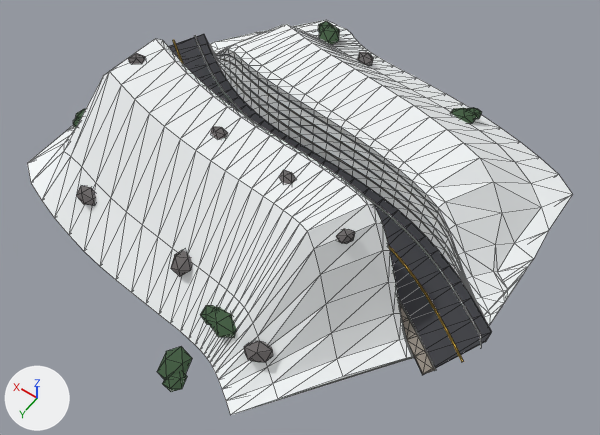
A saved change to the glTF model public/models/landmarks/tateyama-kurobe.glb.
The view is the same before and after, from a camera (50 mm lens) standing at (-12.6, 16.9, 24.9) and looking at (-1.6, 1.5, 0.6). Arrows for +X, +Y and +Z are at lower left; the lights stay in place. The older version comes first. Mesh edges are drawn as thin lines on the coarser meshes. Vertices at exactly the same position are counted once.

Objects in the first picture: 'yuki_asphalt', 'yuki_band', 'yuki_dirt', 'yuki_pine', 'yuki_rock', 'yuki_snow', 'yuki_white' and 1 more.
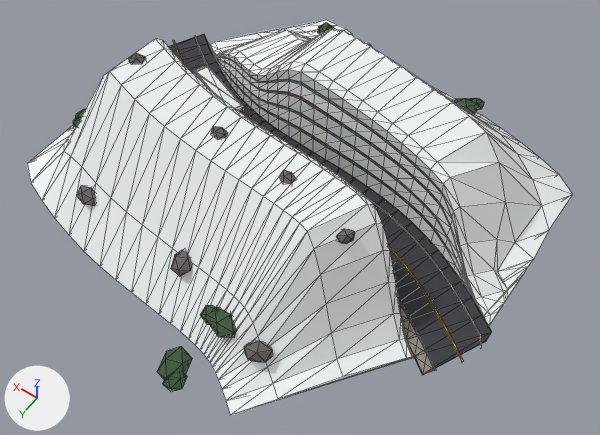
What the commit changed:
me_yuki_band has 240 vertices, 232 faces and spans x -9.4..9.4, y -4.7..3.7, z -0.1..3.7.
me_yuki_band is used by ob_yuki_band; location (0.0, 0.0, 0.0).
me_yuki_band part 1: 94 of 240 vertices moved; they spanned x -7.9..6.3, y -3.7..0.1, z 0.1..2.1 and now span x -7.9..6.3, y -3.7..0.1, z 0.2..3.4; mean shift (0.0, 0.0, 0.5); largest move (0.9, -2.1, 2.1) -> (0.9, -2.1, 3.4).
me_yuki_dirt has 360 vertices, 468 faces and spans x -9.4..9.6, y -4.7..4.1, z -0.1..2.9.
me_yuki_dirt is used by ob_yuki_dirt; location (0.0, 0.0, 0.0).
me_yuki_dirt part 2: 82 of 360 vertices moved; they spanned x -7.9..6.3, y -3.7..0.1, z 0.2..1.7 and now span x -7.9..6.3, y -3.7..0.1, z 0.3..2.7; mean shift (0.0, 0.0, 0.4); largest move (0.9, -2.0, 1.7) -> (0.9, -2.0, 2.7).
me_yuki_pine is used by ob_yuki_pine; location (0.0, 0.0, 0.0).
me_yuki_pine had 120 vertices, 200 faces and spanned x -4.6..9.2, y -8.2..9.4, z -0.1..1.2.
me_yuki_pine now has 120 vertices, 200 faces and spans x -4.6..9.2, y -8.2..9.4, z -0.1..1.6.
me_yuki_pine part 3: the loose piece of 12 vertices spanning x -4.6..-3.5, y -7.0..-5.9, z 0.7..1.1 is moved by (0.0, 0.0, 0.5).
me_yuki_pine part 4: the loose piece of 12 vertices spanning x -4.6..-4.0, y -7.2..-6.5, z 0.7..1.0 is moved by (0.0, 0.0, 0.5).
Other edits to the shape of me_yuki_pine do not show in these pictures.
me_yuki_rock has 96 vertices, 160 faces and spans x -5.01..6.02, y -7.27..7.31, z 0.46..4.68.
me_yuki_rock is used by ob_yuki_rock; location (0.0, 0.0, 0.0).
me_yuki_rock part 5: the loose piece of 12 vertices spanning x 0.61..1.32, y -7.27..-6.67, z 0.74..1.22 is moved by (0.0, 0.0, 0.5).
me_yuki_snow has 840 vertices, 1208 faces and spans x -9.4..9.4, y -9.2..8.9, z -0.1..4.5.
me_yuki_snow is used by ob_yuki_snow; location (0.0, 0.0, 0.0).
me_yuki_snow part 6: 269 of 840 vertices moved; they spanned x -8.6..6.3, y -7.4..0.1, z 0.0..2.7 and now span x -8.6..6.3, y -7.4..0.1, z 0.1..4.3; mean shift (0.0, 0.0, 0.5); largest move (0.8, -2.3, 2.6) -> (0.8, -2.3, 4.1).
me_yuki_white is used by ob_yuki_white; location (0.0, 0.0, 0.0).
me_yuki_white had 240 vertices, 472 faces and spanned x -9.6..9.6, y -4.7..3.7, z 0.0.
me_yuki_white now has 256 vertices, 496 faces and spans x -9.6..9.6, y -4.7..3.7, z 0.0..1.0.
Part 7, on me_yuki_white:
16 vertices are added at x 3.4..6.5, y -2.8..-1.0, z 0.2..1.0.
24 new faces join them.

Changed parts and their boxes (x1, y1, x2, y2) in the pictures (600 x 435 px; the box of a moved part takes in the faces that stretch with it):
'yuki_pine', reshaped
    before: (73, 21, 482, 392)
    after: (73, 23, 484, 392)
'yuki_dirt', reshaped
    before: (220, 58, 449, 374)
    after: (221, 60, 457, 374)
'yuki_rock', reshaped
    before: (76, 52, 374, 362)
    after: (76, 43, 372, 362)
'yuki_band', reshaped
    before: (221, 54, 444, 231)
    after: (224, 57, 455, 256)
'yuki_white', reshaped
    before: (194, 35, 481, 371)
    after: (193, 35, 481, 371)
part 2 of me_yuki_dirt, moved or reshaped
    before: (220, 58, 449, 257)
    after: (221, 60, 457, 264)
part 3 of me_yuki_pine, moved or reshaped
    before: (451, 108, 477, 123)
    after: (453, 98, 479, 114)
part 4 of me_yuki_pine, moved or reshaped
    before: (467, 107, 482, 119)
    after: (470, 98, 484, 109)
part 5 of me_yuki_rock, moved or reshaped (not visible afterwards)
    before: (358, 52, 374, 65)
part 6 of me_yuki_snow, moved or reshaped
    before: (216, 24, 573, 300)
    after: (216, 29, 573, 300)
part 7 of me_yuki_white, added
    after: (193, 65, 245, 115)
